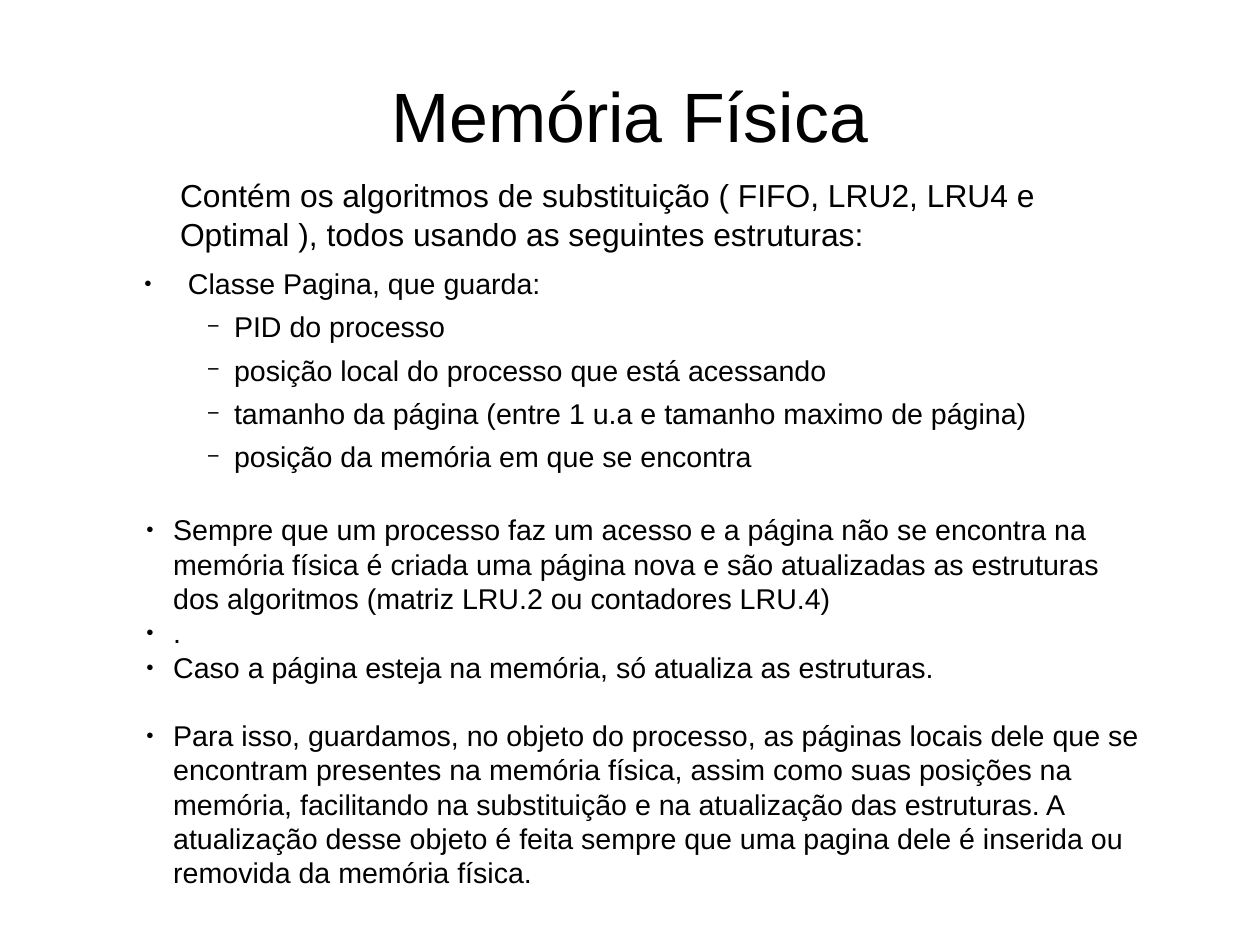
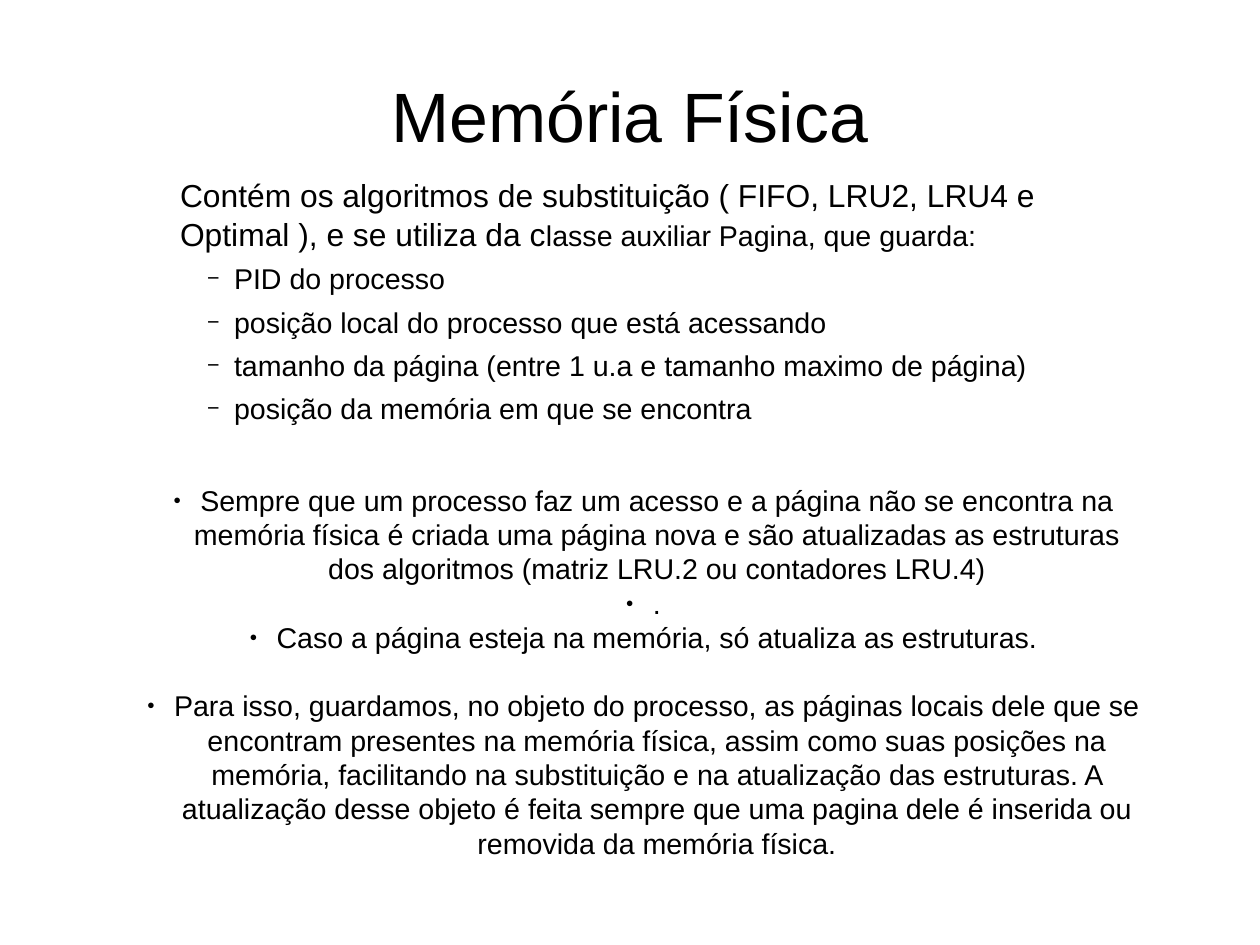
Before and after one commit to AndreMoukarzel/SO, a slide deck: slide 5 of EP3/Apresentacao.odp. Drawn at 1260x945 pixels with LibreOffice and Linux fonts; fonts in the diff are those of the drawing. Boxes give left, top, right and bottom in pixels: in the first picture for what was removed or moved away, otherwise in the second. Text is boxed around its words. In the diff, an @@ line names an element or a change of style, - is before the commit and + after.

Commit message:
Removi resultados de testes do código e apresentação atualizada

```diff
--- a/EP3/Apresentacao.odp
+++ b/EP3/Apresentacao.odp
@@ text at (180, 183, 1035, 251): text changed @@
-    Contém os algoritmos de substituição ( FIFO, LRU2, LRU4 e Optimal ), todos usando as seguintes estruturas:
-    ● Classe Pagina, que guarda:
+    Contém os algoritmos de substituição ( FIFO, LRU2, LRU4 e Optimal ), e se utiliza da classe auxiliar Pagina, que guarda:
@@ text "Sempre que um processo faz ...": place and size @@
-text "Sempre que um processo faz ..." at (173, 519, 1138, 884)
+text "Sempre que um processo faz ..." at (174, 490, 1139, 855)
@@ text "Sempre que um processo faz ..." at (174, 490, 1139, 855): alignment left to centre @@
```
Also in this commit, not shown: 1 other slide changed, 2 slides added, 1 slide removed, 1 other file.
